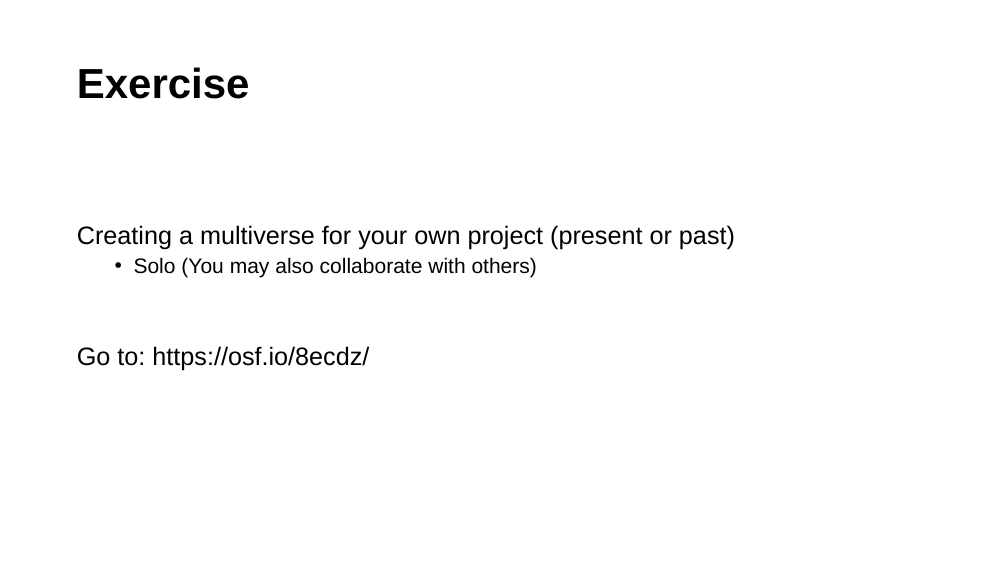
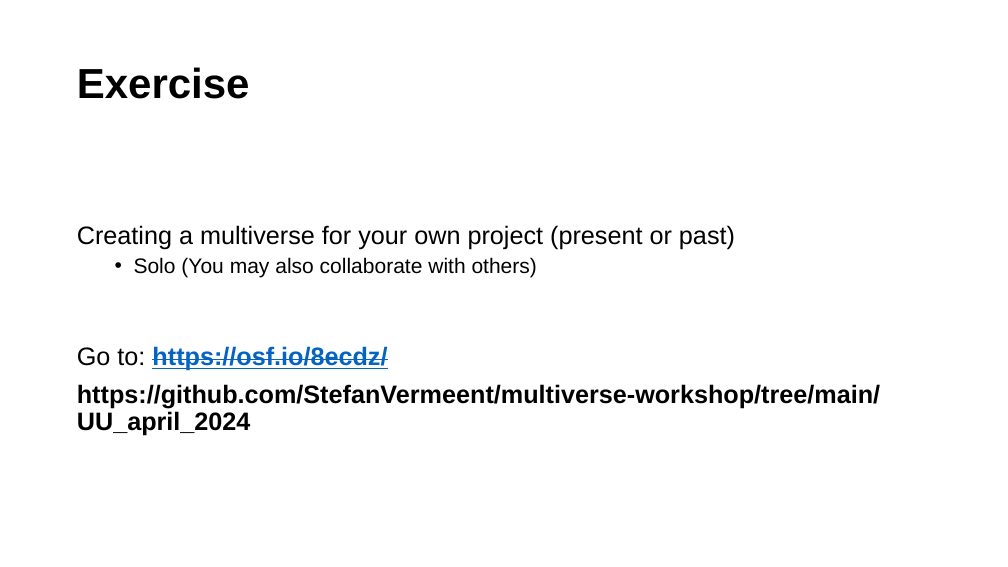
Before and after one commit to StefanVermeent/multiverse-workshop, a slide deck: slide 12 of UU_april_2024/intro-to-multiverse.pptx. Drawn at 1008x567 pixels with LibreOffice and Linux fonts; fonts in the diff are those of the drawing. Boxes give left, top, right and bottom in pixels: in the first picture for what was removed or moved away, otherwise in the second. Text is boxed around its words. In the diff, an @@ line names an element or a change of style, - is before the commit and + after.

Commit message:
Add folder for Mainz workshop

```diff
--- a/UU_april_2024/intro-to-multiverse.pptx
+++ b/UU_april_2024/intro-to-multiverse.pptx
@@ text at (77,346,387,371): text colour #000000 to #0563C1, bold on, underline on, strikethrough on in "https://osf.io/8ecdz/" @@
@@ text at (77,384,880,436): paragraph added @@
+https://github.com/StefanVermeent/multiverse-workshop/tree/main/UU_april_2024
```
Also in this commit, not shown: 1 other slide changed, 8 other files.
